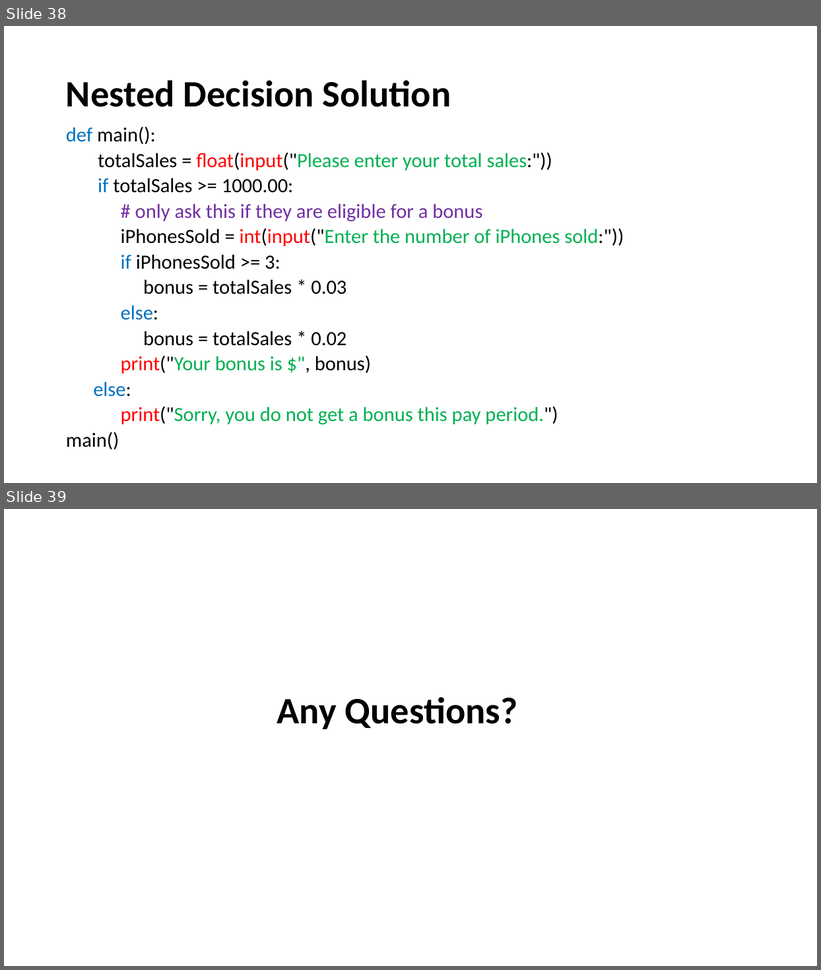
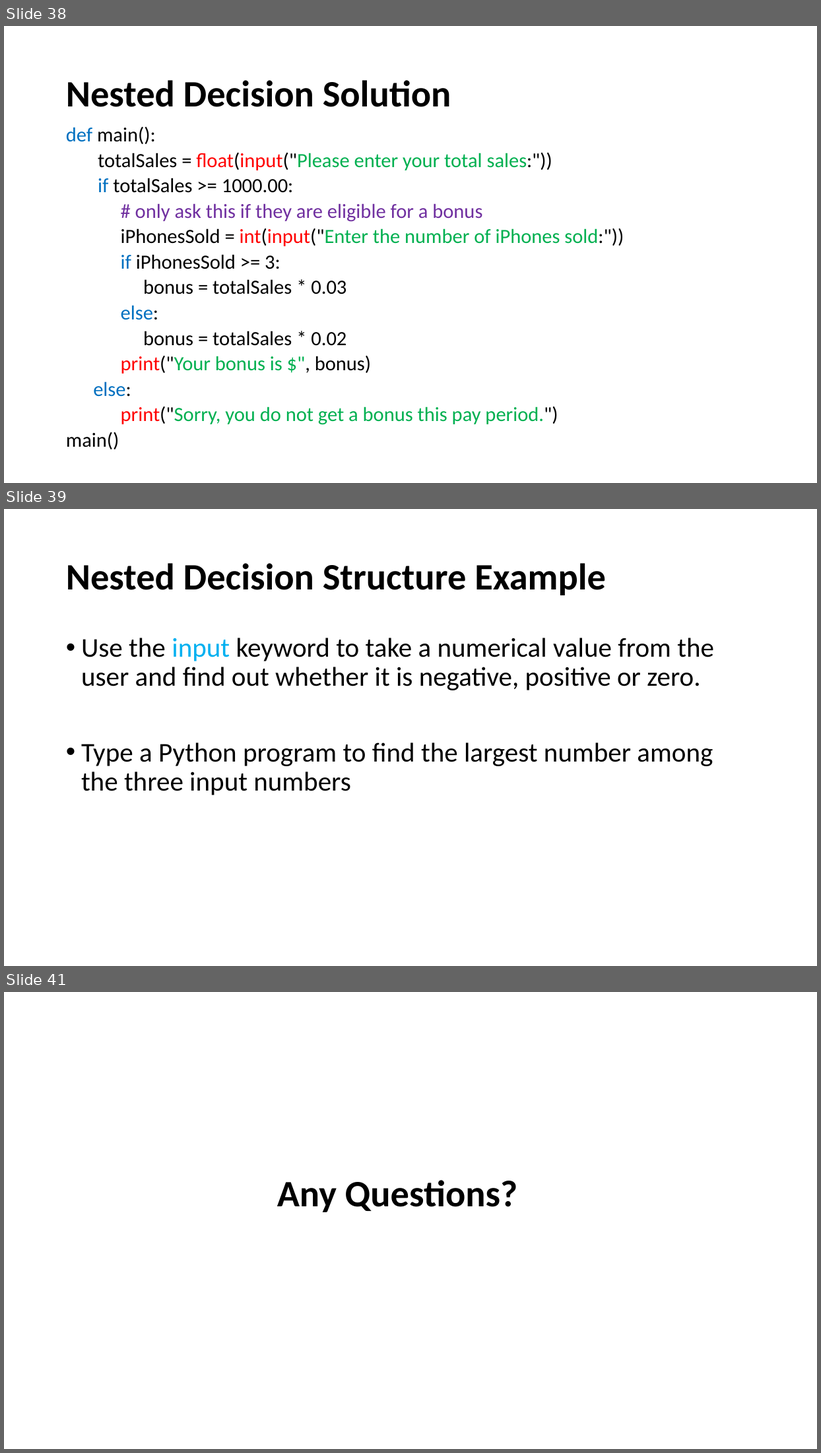
Before and after one commit to HKohin/Python-for-Upward-Bound-Program, a slide deck: PYTHON_6_Decision Structures.pptx. Shown one above the other, each under a label of ours: slides 38 and 39 before the commit, slides 38, 39 and 41 after it; the slides between them are not shown. The pictures are 821x970 and 821x1453 pixels, drawn with LibreOffice and Linux fonts; fonts in the diff are those of the drawing. Boxes give left, top, right and bottom in pixels: in the first picture for what was removed or moved away, otherwise in the second. Text is boxed around its words. In the diff, an @@ line names an element or a change of style, - is before the commit and + after.

```diff
--- a/PYTHON_6_Decision Structures.pptx
+++ b/PYTHON_6_Decision Structures.pptx
@@ slide 39 added at (4, 509, 817, 966), background #FFFFFF @@
@@ title added at (66, 563, 606, 595), 44 pt, text #000000, bold @@
+Nested Decision Structure Example
@@ text added at (81, 638, 714, 795), 32 pt, text #000000 @@
+• Use the input keyword to take a numerical value from the user and find out whether it is negative, positive or zero.
+• Type a Python program to find the largest number among the three input numbers
@@ what was slide 39 is now slide 41 @@
```
Also in this commit, not shown: 1 other slide added.
